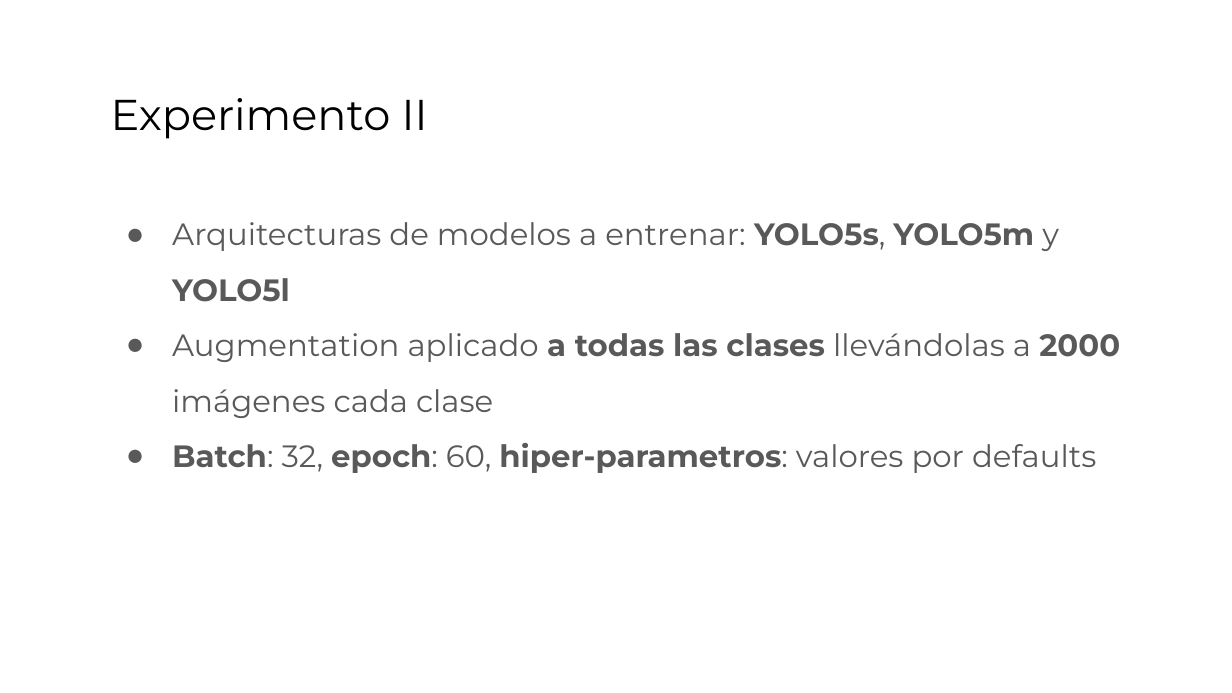
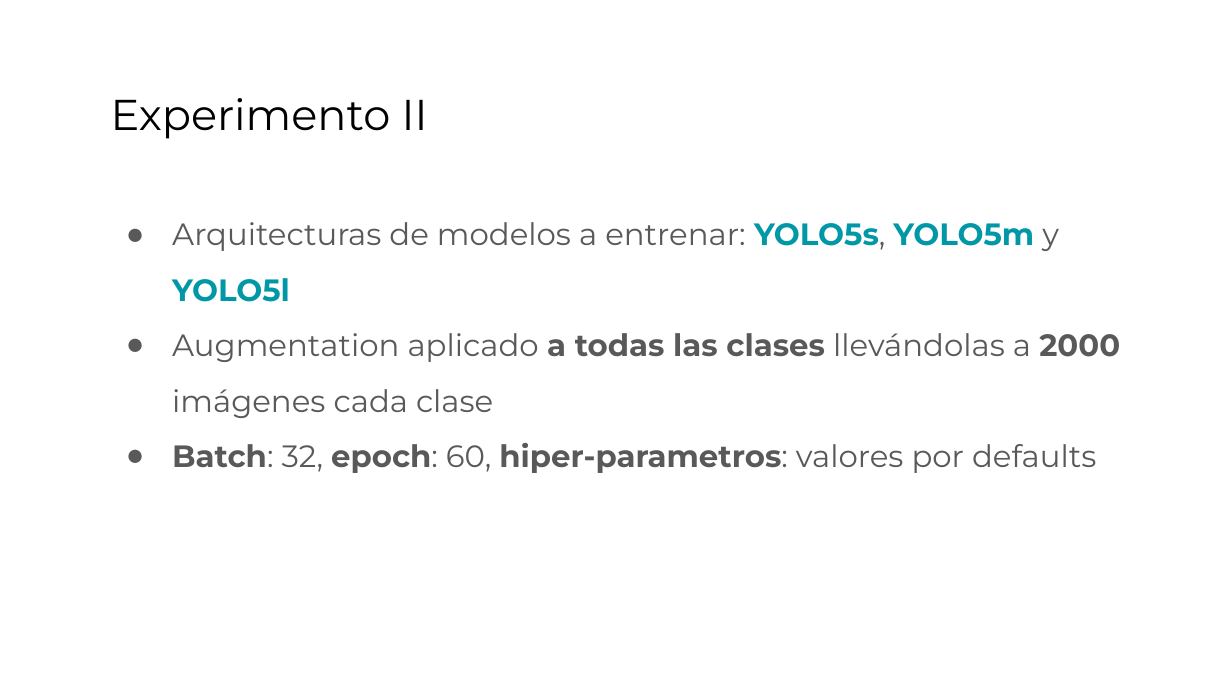
Before and after one commit to matiastripode/ceia-vision-2-tp-integrador, a slide deck: slide 24 of VPC2 TP Integrador.pptx. Drawn at 1232x693 pixels with LibreOffice and Linux fonts; fonts in the diff are those of the drawing. Boxes give left, top, right and bottom in pixels: in the first picture for what was removed or moved away, otherwise in the second. Text is boxed around its words. In the diff, an @@ line names an element or a change of style, - is before the commit and + after.

```diff
--- a/VPC2 TP Integrador.pptx
+++ b/VPC2 TP Integrador.pptx
@@ text at [172, 222, 1059, 302]: text colour #595959 to #0097A7 in "YOLO5s, YOLO5m YOLO5l" @@
```
Also in this commit, not shown: 9 other slides changed, 1 slide added, 1 slide removed.
